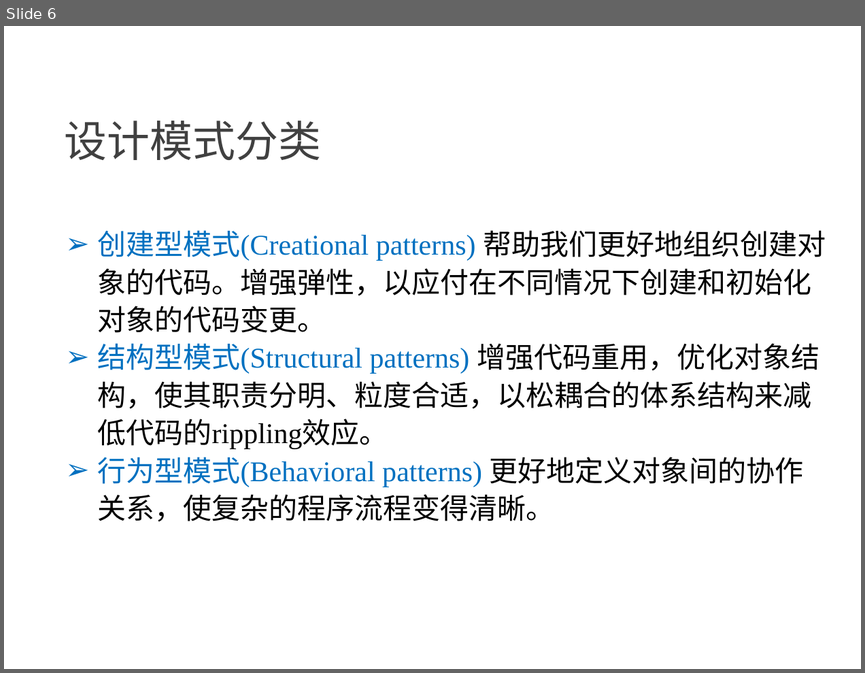
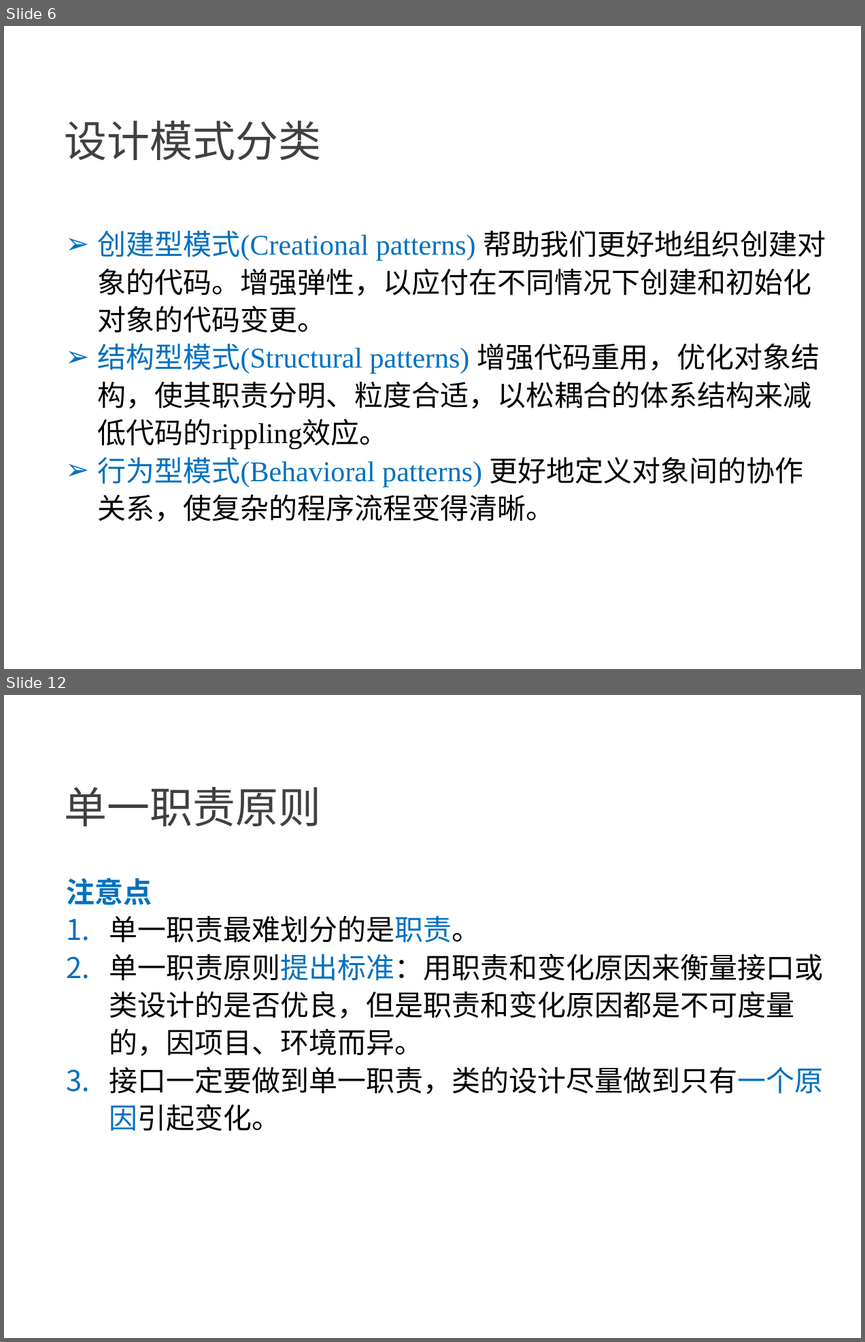
Before and after one commit to NewGr8Player/My-PPT, a slide deck: Design pattern/23种设计模式详解.pptx. Shown one above the other, each under a label of ours: slide 6 before the commit, slides 6 and 12 after it; the slides between them are not shown. The pictures are 865x673 and 865x1342 pixels, drawn with LibreOffice and Linux fonts; fonts in the diff are those of the drawing. Boxes give left, top, right and bottom in pixels: in the first picture for what was removed or moved away, otherwise in the second. Text is boxed around its words. In the diff, an @@ line names an element or a change of style, - is before the commit and + after.

```diff
--- a/Design pattern/23种设计模式详解.pptx
+++ b/Design pattern/23种设计模式详解.pptx
@@ slide 12 added at box(4, 695, 861, 1338), background #FFFFFF @@
@@ text added at box(64, 787, 321, 826), 36 pt, text #404040 @@
+单一职责原则
@@ text added at box(66, 878, 823, 1131), 24 pt, text #000000 @@
+注意点
+1. 单一职责最难划分的是职责。
+2. 单一职责原则提出标准：用职责和变化原因来衡量接口或类设计的是否优良，但是职责和变化原因都是不可度量的，因项目、环境而异。
+3. 接口一定要做到单一职责，类的设计尽量做到只有一个原因引起变化。
```
Also in this commit, not shown: 3 slides changed, 15 other slides added, 2 other files.
